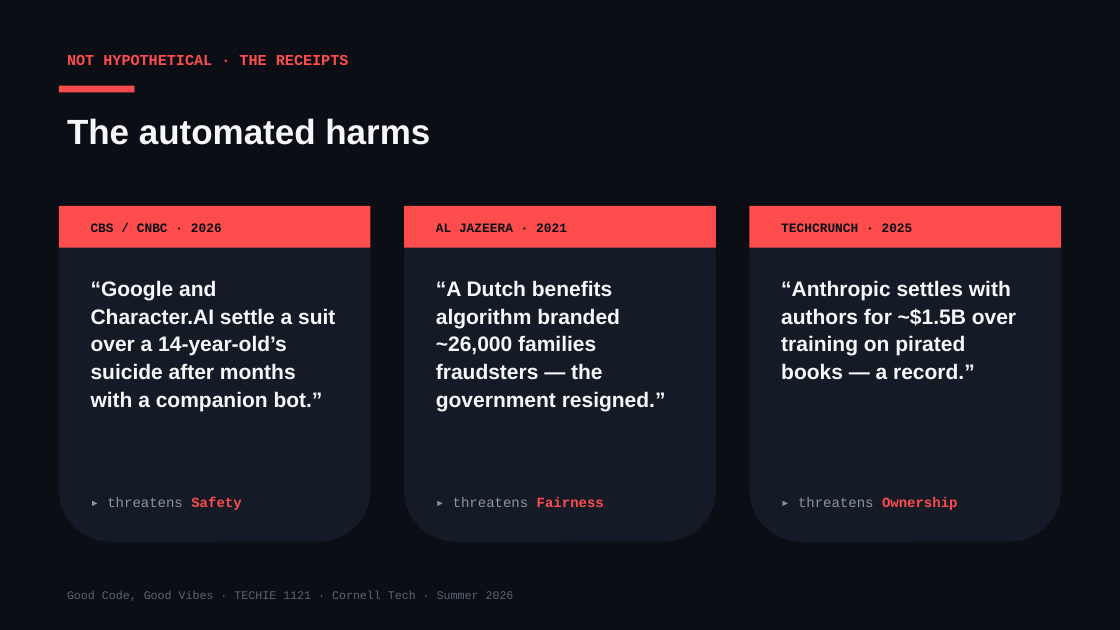
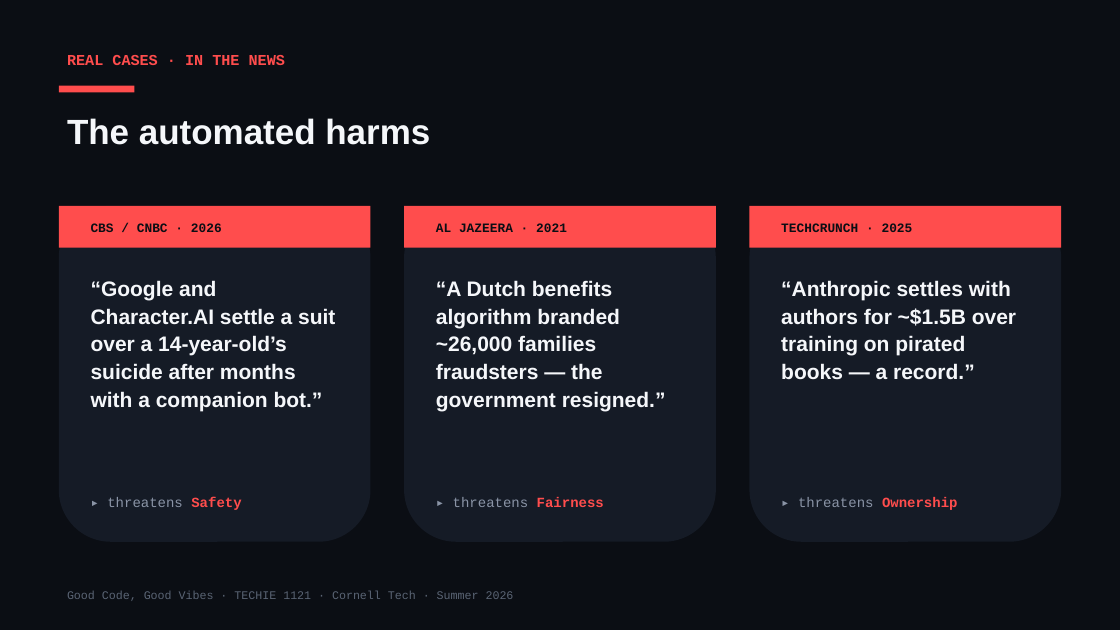
Before and after one commit to Cornell-Tech-Vibe-Coding-Summer-2026/website, a slide deck: slide 8 of slides/Week2-Wed-AI-Against-AI.pptx. Drawn at 1120x630 pixels with LibreOffice and Linux fonts; fonts in the diff are those of the drawing. Boxes give left, top, right and bottom in pixels: in the first picture for what was removed or moved away, otherwise in the second. Text is boxed around its words. In the diff, an @@ line names an element or a change of style, - is before the commit and + after.

```diff
--- a/slides/Week2-Wed-AI-Against-AI.pptx
+++ b/slides/Week2-Wed-AI-Against-AI.pptx
@@ text at box(67, 55, 285, 65): text changed @@
-NOT HYPOTHETICAL · THE RECEIPTS
+REAL CASES · IN THE NEWS
```
Also in this commit, not shown: 12 other slides changed, 2 other files.
